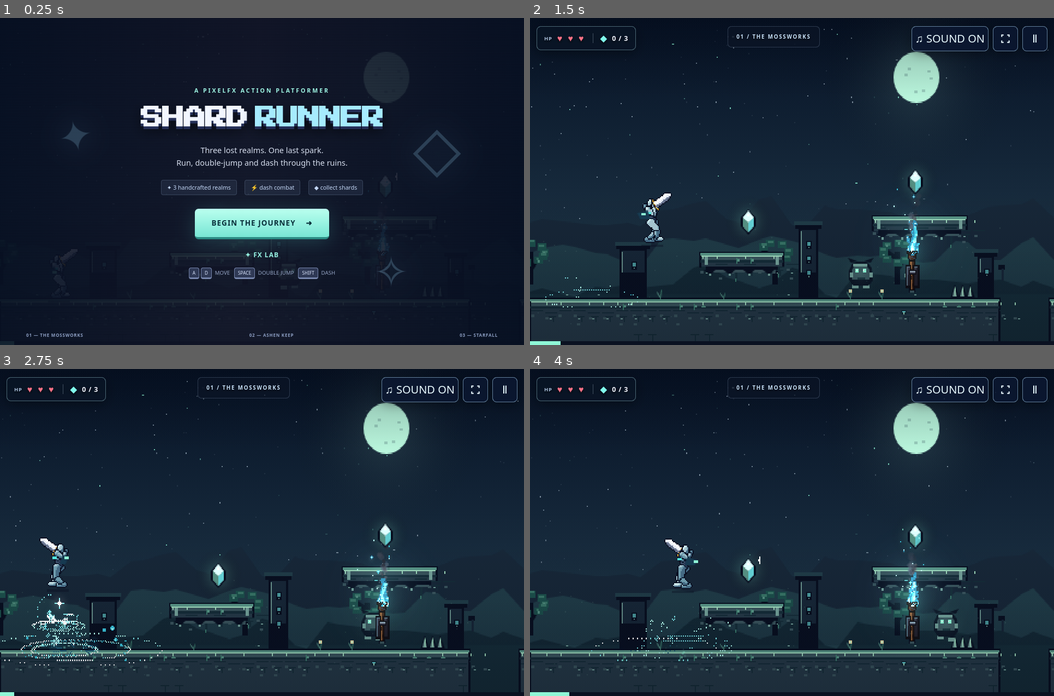
Above: before the commit, frames 1-4 (two rows, left to right).
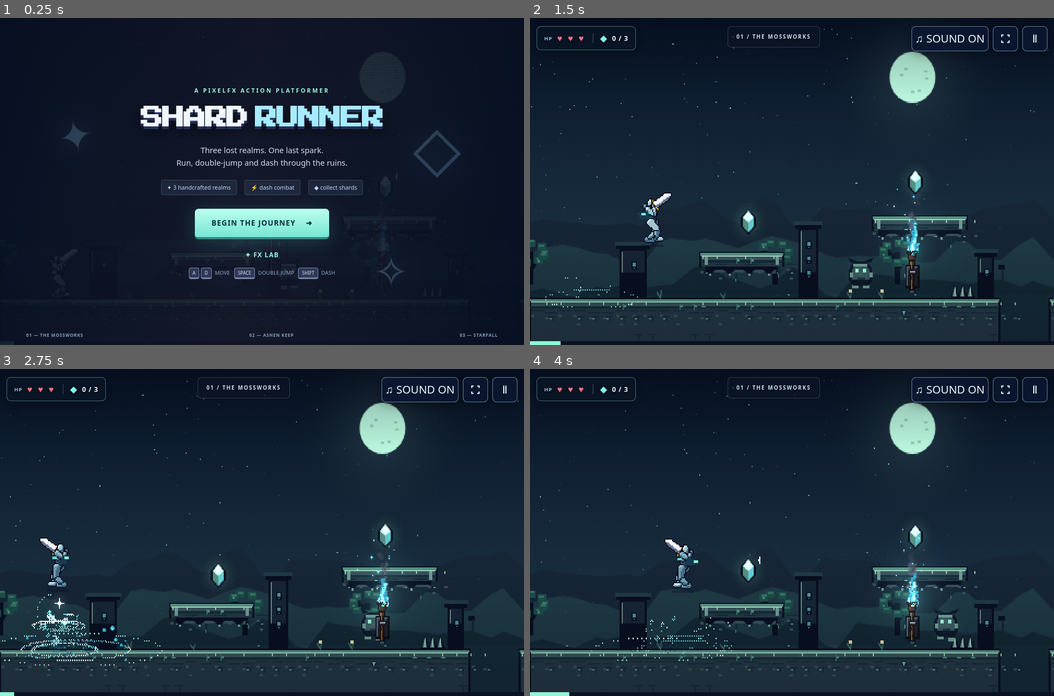
Above: after the commit, the same moments.

Repository: Mooouse/Platformer
Game: browser game, page index.html
Two runs of this game, one before a commit and one after it. Both use one fixed random seed, a clock stepped at 60 frames per second and the inputs below.
Inputs:
- Up to frame 1 (0.25 s): no input
- Up to frame 2 (1.5 s): click "BEGIN THE JOURNEY ➜" at 0.27 s; hold Right from 1.03 s (still down); tap Space at 1.1 s
- Up to frame 3 (2.75 s): release Right at 1.53 s; hold Down 1.58-1.85 s; tap Space at 1.6, 2.1, 2.6 s; hold Left 1.9-2.47 s; hold Up from 2.52 s (still down)
- Up to frame 4 (4 s): release Up at 2.82 s; hold Right 2.87-3.53 s; tap Space at 3.1, 3.6 s; hold Up 3.58-3.82 s; hold Left from 3.87 s (still down)

The runs differ from the first frame. In frame 2, 0.4% of the frame differs, in the area x 68-79%, y 10-26%; in frame 3, 0.4%; in frame 4, 0.4%.

Commit message:
Keep parallax art aligned with portrait camera and responsive world width

Diff:
--- a/art.js
+++ b/art.js
@@ -46,7 +46,7 @@
     }
     ctx.restore();
   }
-  function background(theme, stage,camera,t) {
+  function background(theme, stage,camera,t,groundShift=0) {
     const p=palettes[stage];
     const grd=ctx.createLinearGradient(0,0,0,H);
     const sky=stage===0?['#071326','#182c3e','#284c50']:stage===1?['#1c1021','#49303b','#704747']:['#090f29','#18204e','#343d68'];
@@ -54,13 +54,13 @@
     // Dithered celestial haze, sparse stars and drifting fireflies.
     for(let i=0;i<135;i++){
       const depth=i%3, x=(((R(i*32+5)*1153-camera*(.045+depth*.04))%W)+W)%W;
-      const y=8+R(i*19+4)*161,tw=.35+.48*Math.sin(t*(.6+R(i)*1.3)+i);
+      const y=8+R(i*19+4)*(161+groundShift*.56),tw=.35+.48*Math.sin(t*(.6+R(i)*1.3)+i);
       ctx.globalAlpha=clamp(tw,.12,.78);
       px(x,y,i%17===0?2:1,1,i%7===0?p.spark:'#98aab9');
     }
     ctx.globalAlpha=1;
     const moon=stage===1?'#ffa58a':stage===2?'#acc6ff':'#b9f5dc';
-    const mx=354-camera*.026,my=49;
+    const mx=W*.73-camera*.026,my=49+groundShift*.35;
     light(mx,my,90,moon,.14);
     ctx.fillStyle=moon;ctx.beginPath();ctx.arc(mx,my,21,0,TAU);ctx.fill();
     ctx.globalAlpha=.22;
@@ -74,7 +74,7 @@
     }
     // Hand-drawn silhouettes rather than geometric mountain triangles.
     for(let layer=0;layer<3;layer++){
-      const speed=[.10,.24,.40][layer],base=[174,205,228][layer],ink=[p.far,p.mid,p.shade][layer];
+      const speed=[.10,.24,.40][layer],base=[174,205,228][layer]+groundShift,ink=[p.far,p.mid,p.shade][layer];
       const unit=30,off=Math.floor(camera*speed/unit);
       const points=[[0,H]];
       for(let i=-2;i<=Math.ceil(W/unit)+2;i++){
@@ -85,8 +85,8 @@
     }
     // Parallax ruins: clustered columns, broken windows and bridges.
     const speed=.38,segment=82,off=Math.floor(camera*speed/segment);
-    for(let i=off-2;i<off+10;i++){
-      const x=Math.round(i*segment-camera*speed),bottom=stage===0?214:220;
+    for(let i=off-2;i<off+Math.ceil(W/segment)+4;i++){
+      const x=Math.round(i*segment-camera*speed),bottom=(stage===0?214:220)+groundShift;
       if(R(i*11+stage)<.30)continue;
       architecture(x,bottom,i+19,stage,p,t);
       if(i%4===0){
@@ -96,26 +96,26 @@
     }
     if(stage===0){
       const off2=Math.floor(camera*.58/112);
-      for(let i=off2-2;i<off2+9;i++)if(i%3!==1)branches(i*112-camera*.58,220,.75,i,p);
+      for(let i=off2-2;i<off2+9;i++)if(i%3!==1)branches(i*112-camera*.58,220+groundShift,.75,i,p);
     } else if(stage===1){
-      for(let i=-1;i<13;i++){
+      for(let i=Math.floor(camera*.52/64)-2;i<Math.floor(camera*.52/64)+Math.ceil(W/64)+3;i++){
         const x=i*64-camera*.52;
-        path([[x,218],[x+14,188-R(i*9)*18],[x+17,219]],p.far);
-        px(x+15,218,11,17,p.ink);
-        if(i%3===0)light(x+16,180,40,'#e9806c',.11);
+        path([[x,218+groundShift],[x+14,188+groundShift-R(i*9)*18],[x+17,219+groundShift]],p.far);
+        px(x+15,218+groundShift,11,17,p.ink);
+        if(i%3===0)light(x+16,180+groundShift,40,'#e9806c',.11);
       }
     } else {
-      for(let i=-1;i<11;i++){
+      for(let i=Math.floor(camera*.35/80)-2;i<Math.floor(camera*.35/80)+Math.ceil(W/80)+3;i++){
         const x=i*80-camera*.35;
-        px(x,155,2,53,p.ink);px(x-5,151,12,6,p.far);
-        px(x-8,143,18,3,p.far);
-        line(x-4,155,x+2,163,p.edge,1);
+        px(x,155+groundShift,2,53,p.ink);px(x-5,151+groundShift,12,6,p.far);
+        px(x-8,143+groundShift,18,3,p.far);
+        line(x-4,155+groundShift,x+2,163+groundShift,p.edge,1);
       }
     }
     // The player-space silhouette stays legible against soft background fog.
-    const haze=ctx.createLinearGradient(0,145,0,228);
+    const haze=ctx.createLinearGradient(0,145+groundShift,0,228+groundShift);
     haze.addColorStop(0,'transparent');haze.addColorStop(1,p.ink);
-    ctx.globalAlpha=.16;ctx.fillStyle=haze;ctx.fillRect(0,145,W,83);ctx.globalAlpha=1;
+    ctx.globalAlpha=.16;ctx.fillStyle=haze;ctx.fillRect(0,145+groundShift,W,83);ctx.globalAlpha=1;
   }
   function terrain(level,camera,t){
     const p=palettes[level.stage??0];
